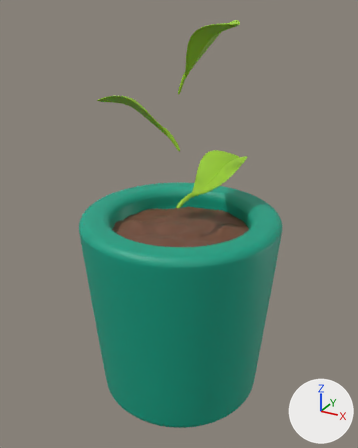
One commit to the FBX model Assets/Models/Growth/Growth_step0.fbx: the scene before it, then after it.
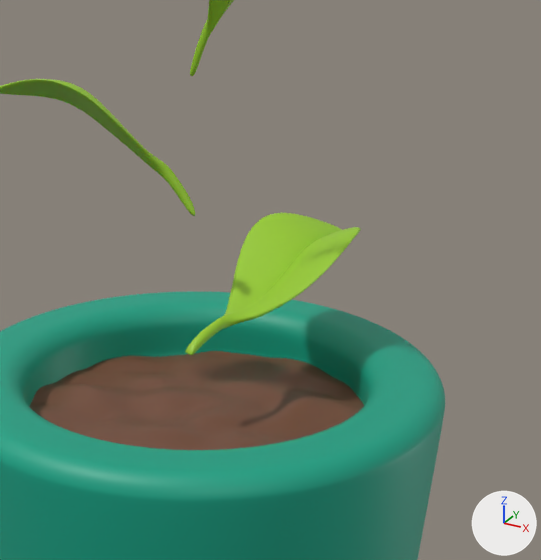
Old and new are each drawn whole from a 50 mm lens placed at (2.15, -3.94, 2.34), pointed at (-0.01, -0.01, 0.38) and again close up on the part from 28% to 90% of the width and 14% to 65% of the height. The lights are fixed; the arrows at lower right show +X, +Y and +Z. Where no turn or scale is listed for an object, it has been applied to the vertices.

The first close-up shows '円柱', '平面', '平面.001'.
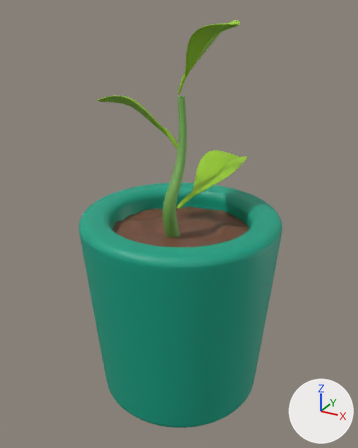
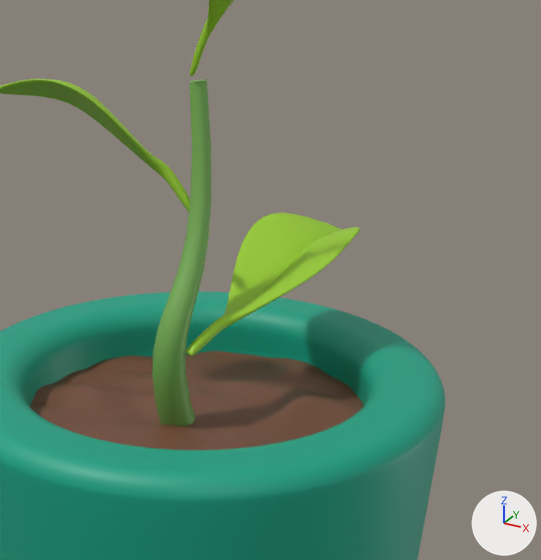
The change, as a diff of the scene's bpy script:
```diff
--- a/Assets/Models/Growth/Growth_step0.fbx.py
+++ b/Assets/Models/Growth/Growth_step0.fbx.py
@@ mat_マテリアル_001 @@
+mat_マテリアル_001 = principled_material('マテリアル.001')
+mat_マテリアル_001.base_color = (0.182, 0.416, 0.0899)  # green #76ad55
@@ me_平面_003 @@
 me_平面_003.from_pydata(...)  # 13062 vertices, 13056 faces; spans x -0.68..0.63, y -0.36..0.83, z 0.74..2.33
 # used by ob_平面; location = (0.0, 0.0, -0.087)
+# me_平面_003 part 1: 952 vertices moved within x 0.0..0.43, y -0.25..0.83, z 0.74..1.06; 1163 vertices removed from x 0.0..0.46, y -0.26..0.83, z 0.74..1.06; 1163 vertices added at x -0.01..0.46, y -0.25..0.83, z 0.74..1.07
 me_平面_003.materials.append(mat_マテリアル)
@@ me_ベジエカーブ @@
+me_ベジエカーブ.from_pydata(...)  # 156 vertices, 164 faces; spans x -0.08..0.1, y -0.32..0.07, z -0.04..1.61
+me_ベジエカーブ.materials.append(mat_マテリアル_001)  # green #76ad55
@@ ob_ベジエカーブ @@
+ob_ベジエカーブ = bpy.data.objects.new('ベジエカーブ', me_ベジエカーブ)
+ob_ベジエカーブ.location = (0.0, 0.0, 0.0)
```

Changed parts and their boxes [x1, y1, x2, y2] in the close-ups (541 x 560 px; the box of a moved part takes in the faces that stretch with it):
'平面', reshaped
    before: [0, 0, 361, 355]
    after: [0, 0, 361, 356]
'ベジエカーブ', added (green)
    after: [152, 80, 211, 426]
part 1 of me_平面_003, moved or reshaped
    before: [186, 214, 360, 355]
    after: [186, 213, 360, 356]
